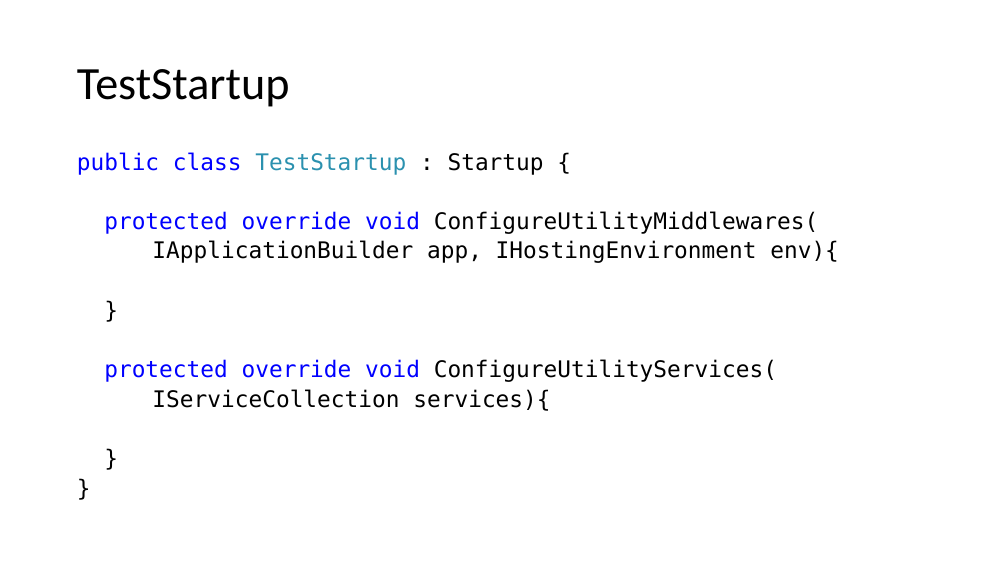
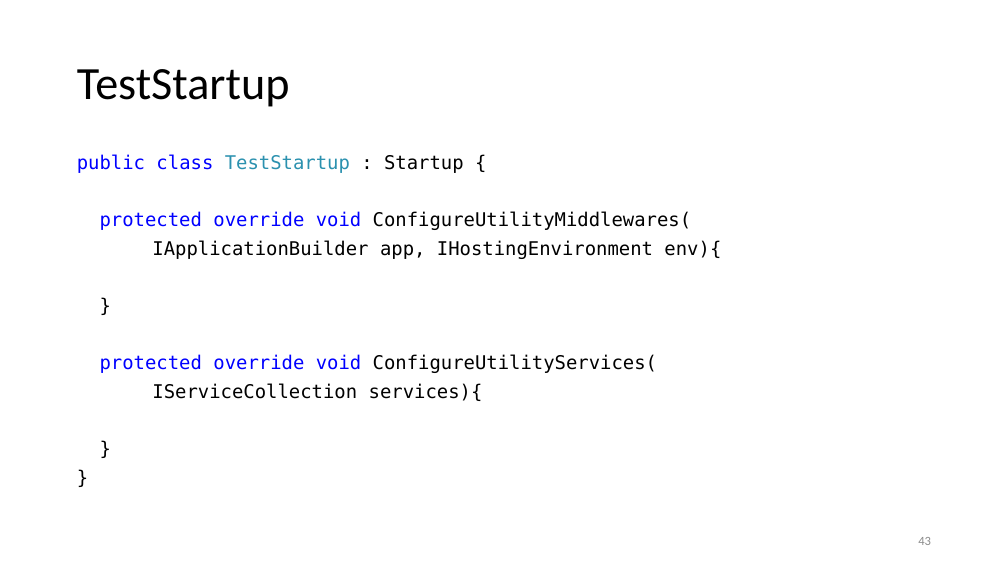
Before and after one commit to kugushev/presentations, a slide deck: slide 43 of 2019_Functional-Testing/Presentation.pptx (slide 39 before the commit). Drawn at 1008x567 pixels with LibreOffice and Linux fonts; fonts in the diff are those of the drawing. Boxes give left, top, right and bottom in pixels: in the first picture for what was removed or moved away, otherwise in the second. Text is boxed around its words. In the diff, an @@ line names an element or a change of style, - is before the commit and + after.

```diff
--- a/2019_Functional-Testing/Presentation.pptx
+++ b/2019_Functional-Testing/Presentation.pptx
@@ text "public class TestStartup : Startup ..." at bbox=[77, 154, 721, 401]: size 21.7 to 18 pt; line spacing 0.7 to 0.8 @@
@@ page number added at bbox=[918, 537, 931, 545], 12 pt, text #8C8C8C @@
+43
```
Also in this commit, not shown: 109 other slides changed, 7 slides added, 4 slides removed.
